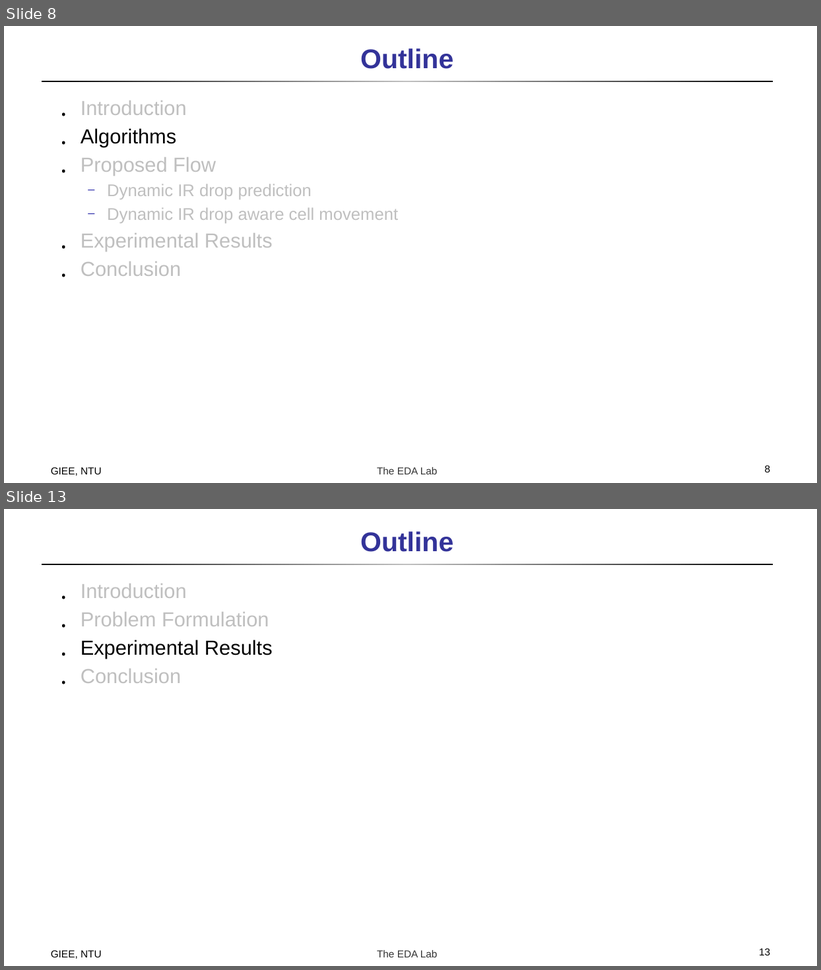
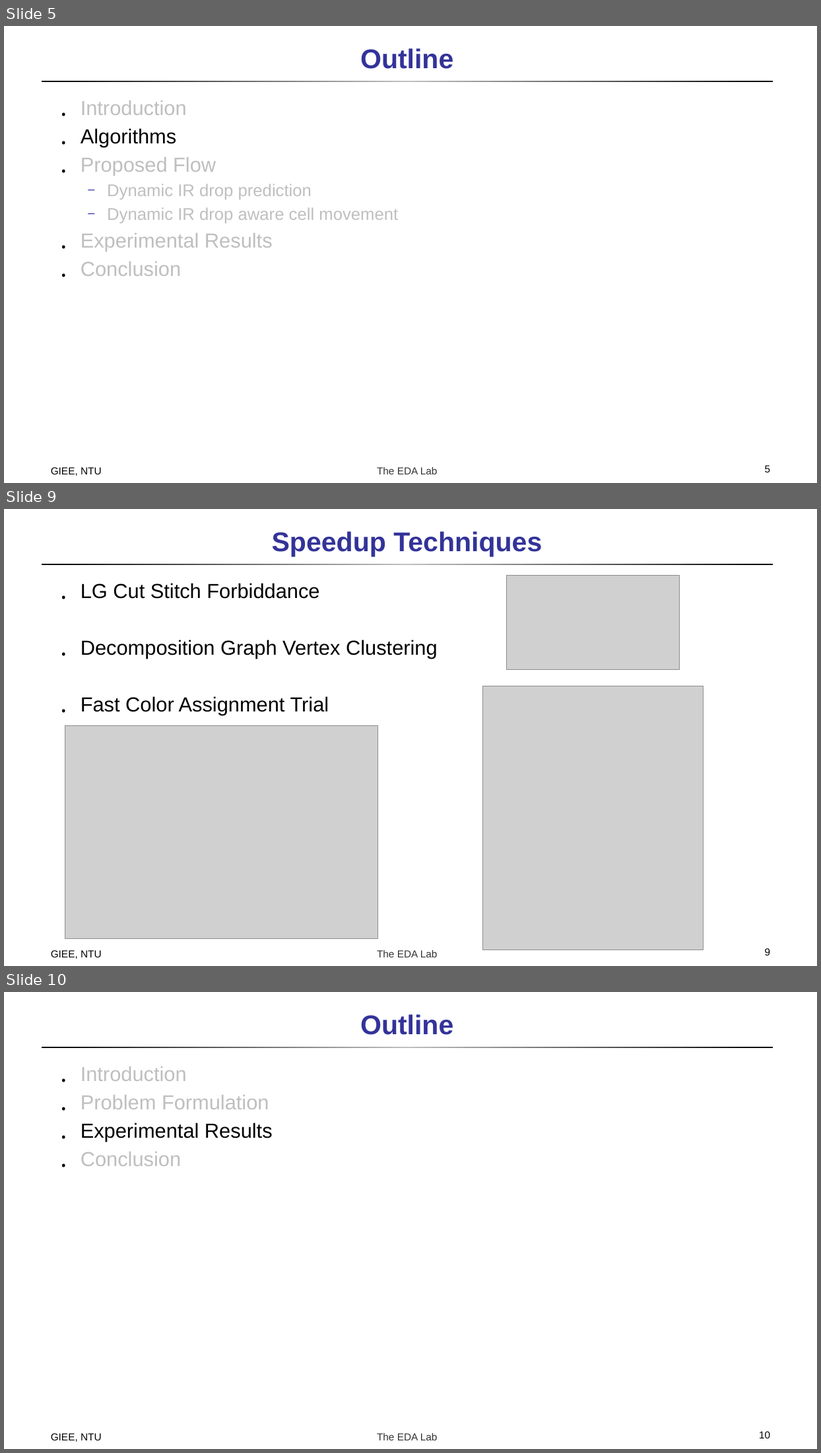
Before and after one commit to doctry/paper, a slide deck: Double Patterning/A High-Performance Triple Patterning Layout Decomposer.pptx. Shown one above the other, each under a label of ours: slides 8 and 13 before the commit, slides 5, 9 and 10 after it; the slides between them are not shown. The pictures are 821x970 and 821x1453 pixels, drawn with LibreOffice and Linux fonts; fonts in the diff are those of the drawing; grey boxes stand for pictures. Boxes give left, top, right and bottom in pixels: in the first picture for what was removed or moved away, otherwise in the second. Text is boxed around its words. In the diff, an @@ line names an element or a change of style, - is before the commit and + after.

```diff
--- a/Double Patterning/A High-Performance Triple Patterning Layout Decomposer.pptx
+++ b/Double Patterning/A High-Performance Triple Patterning Layout Decomposer.pptx
@@ slide 9 added at bbox=[4, 509, 817, 966], background #FFFFFF; not listed: 2 template elements that a slide beside it also shows @@
@@ title added at bbox=[272, 531, 542, 557], 32 pt, text #333399, bold @@
+Speedup Techniques
@@ text added at bbox=[81, 583, 438, 716], 24 pt, text #000000 @@
+․ LG Cut Stitch Forbiddance
+․ Decomposition Graph Vertex Clustering
+․ Fast Color Assignment Trial
@@ picture added at bbox=[507, 575, 679, 670] @@
@@ picture added at bbox=[483, 686, 704, 950] @@
@@ picture added at bbox=[65, 726, 378, 939] @@
@@ text added at bbox=[51, 951, 102, 959], 12 pt, text #000000 @@
+GIEE, NTU
@@ page number added at bbox=[765, 949, 771, 956], 12 pt, text #000000 @@
+9
@@ what was slide 8 is now slide 5 @@
@@ page number at bbox=[765, 466, 771, 473]: text changed @@
-8
+5
@@ what was slide 13 is now slide 10 @@
@@ page number at bbox=[759, 1432, 770, 1439]: text changed @@
-13
+10
```
Also in this commit, not shown: 5 slides changed, 2 other slides added, 4 slides removed, 1 other file.
